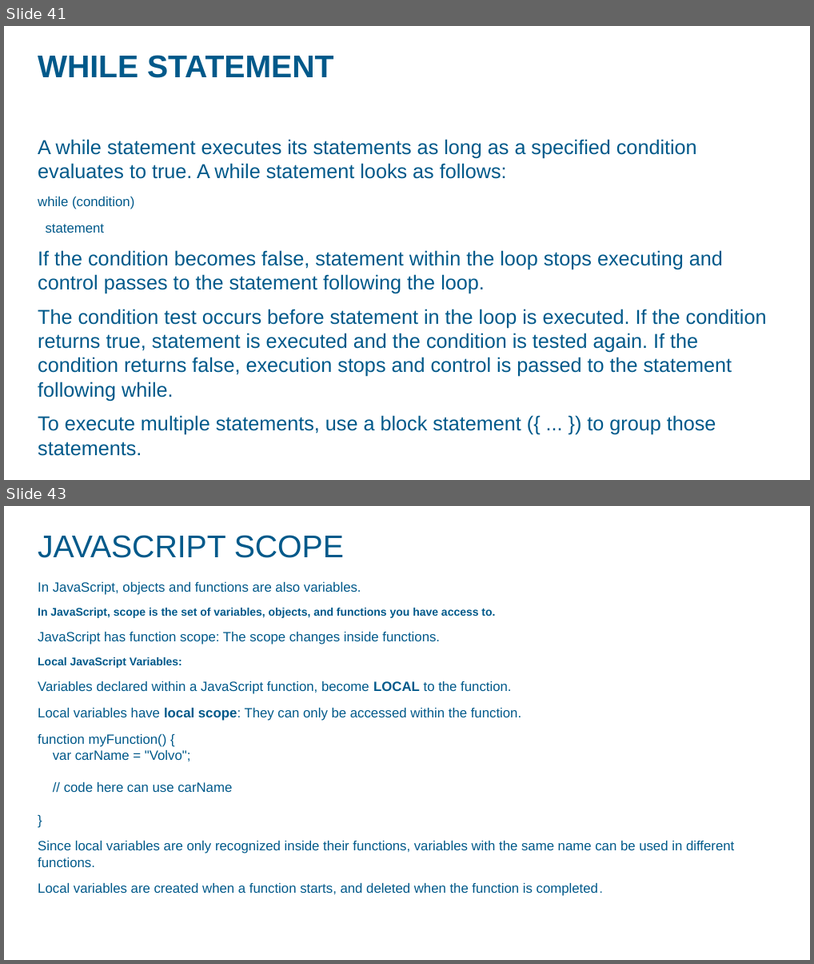
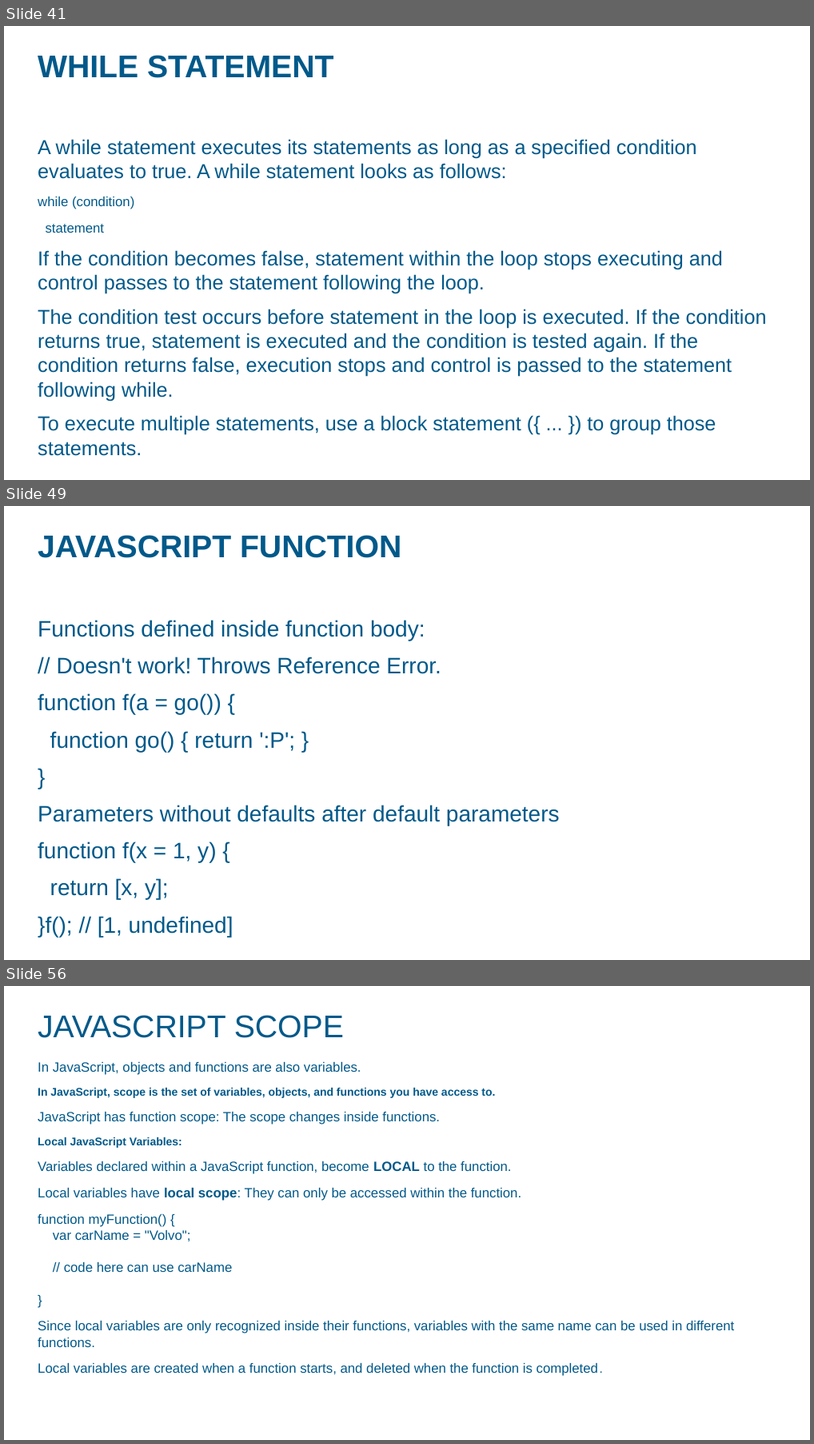
Before and after one commit to ashok07iet/java-script-sample-code, a slide deck: doc/javascript.pptx. Shown one above the other, each under a label of ours: slides 41 and 43 before the commit, slides 41, 49 and 56 after it; the slides between them are not shown. The pictures are 814x964 and 814x1444 pixels, drawn with LibreOffice and Linux fonts; fonts in the diff are those of the drawing; background and template pictures are left out. Boxes give left, top, right and bottom in pixels: in the first picture for what was removed or moved away, otherwise in the second. Text is boxed around its words. In the diff, an @@ line names an element or a change of style, - is before the commit and + after.

```diff
--- a/doc/javascript.pptx
+++ b/doc/javascript.pptx
@@ slide 49 added at (4,506,810,960), background picture (left out) @@
@@ title added at (38,535,402,558), 28 pt, text #00598A, bold @@
+JAVASCRIPT FUNCTION
@@ text added at (38,620,560,936), 20 pt, text #00598A @@
+Functions defined inside function body:
+// Doesn't work! Throws Reference Error.
+function f(a = go()) {
+function go() { return ':P'; }
+}
+Parameters without defaults after default parameters
+function f(x = 1, y) {
+return [x, y];
+}f(); // [1, undefined]
@@ what was slide 43 is now slide 56 @@
```
Also in this commit, not shown: 2 slides changed, 28 other slides added, 2 other files.
